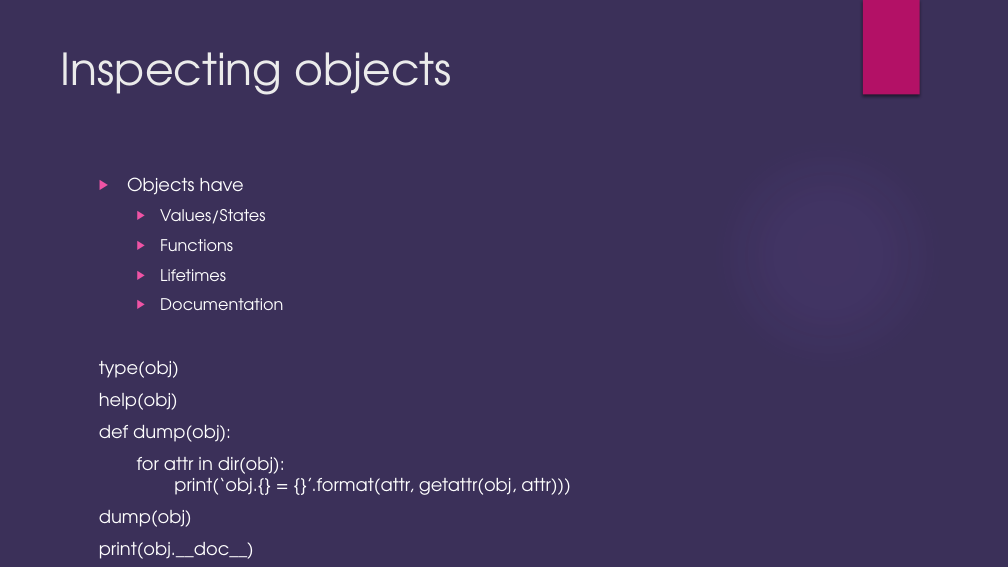
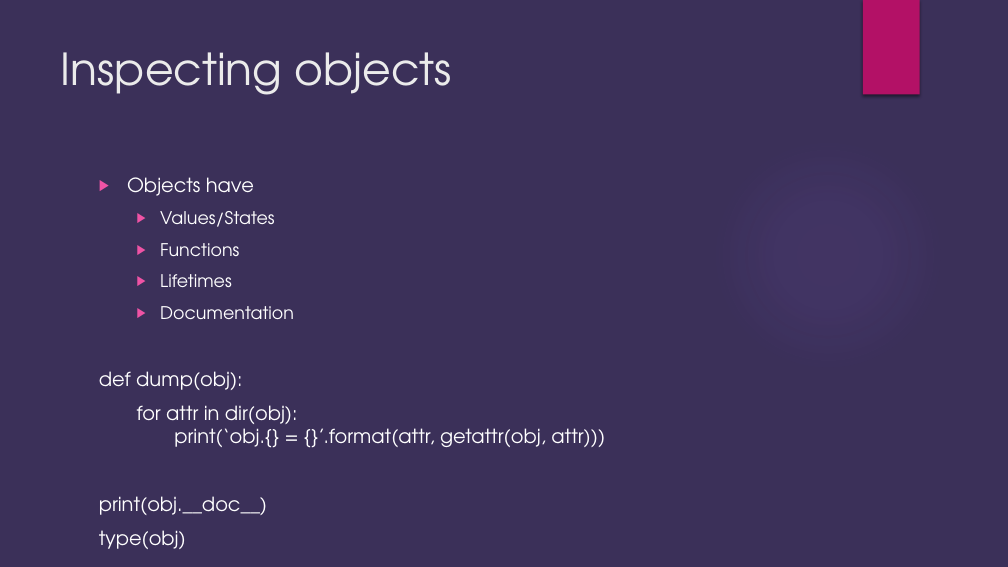
Before and after one commit to brianjgrier/Python-Overview, a slide deck: slide 12 of Python Introduction.pptx (slide 13 before the commit). Drawn at 1008x567 pixels with LibreOffice and Linux fonts; fonts in the diff are those of the drawing; background and template pictures are left out. Boxes give left, top, right and bottom in pixels: in the first picture for what was removed or moved away, otherwise in the second. Text is boxed around its words. In the diff, an @@ line names an element or a change of style, - is before the commit and + after.

```diff
--- a/Python Introduction.pptx
+++ b/Python Introduction.pptx
@@ text at box(99, 177, 605, 515): paragraph added @@
+type(obj)
@@ text at box(99, 177, 605, 515): size 17 to 18.5 pt in "Objects have", "def dump(obj):", "for attr in dir(obj): print(‘obj.{} = {}’.format(attr, ...", "print(obj.__doc__)"; size 15.3 to 16.6 pt in "Values/States", "Functions", "Lifetimes", "Documentation" @@
@@ text at box(99, 361, 179, 410): paragraphs removed @@
-type(obj)
-help(obj)
@@ text at box(99, 510, 192, 527): paragraph removed @@
-dump(obj)
```
Also in this commit, not shown: 9 other slides changed, 8 slides removed.
